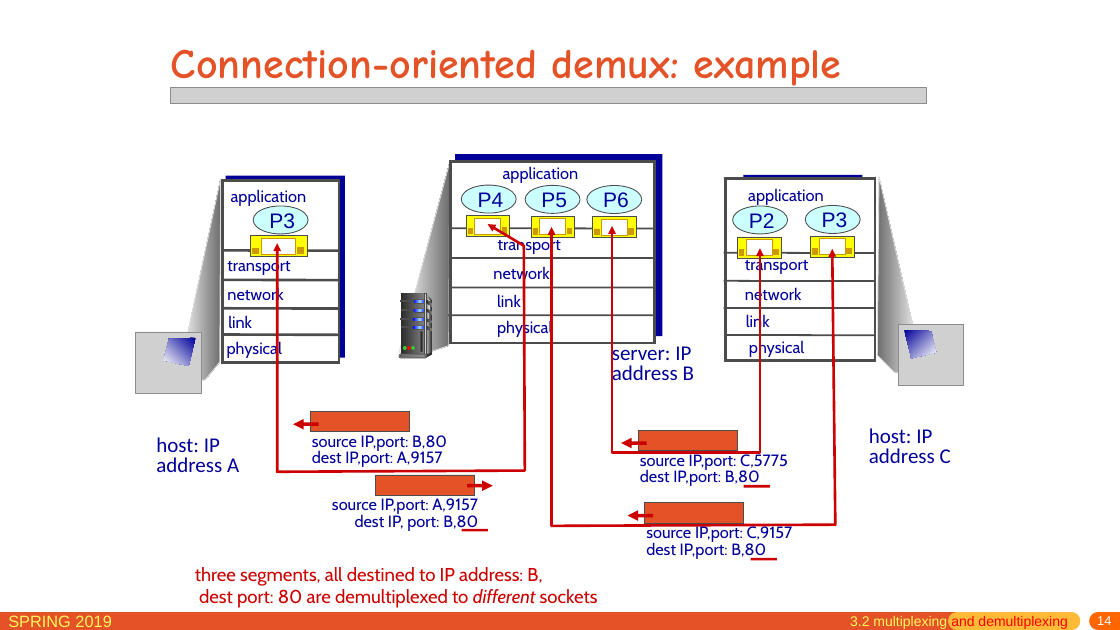
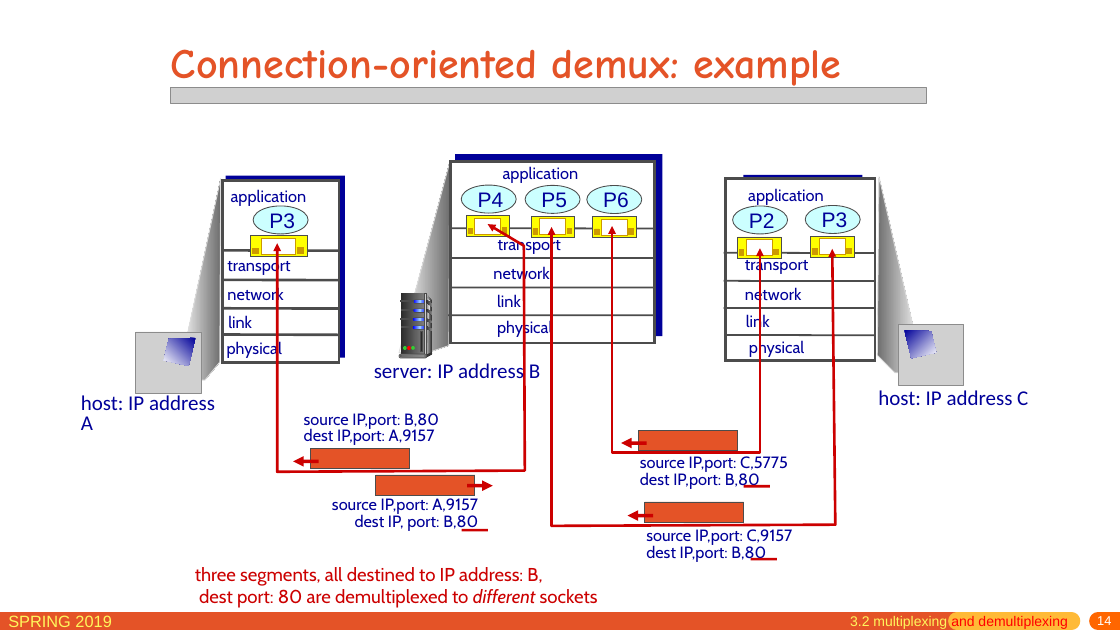
Before and after one commit to jichenghu/PPT_networkDistributed, a slide deck: slide 14 of chapter3.pptx. Drawn at 1120x630 pixels with LibreOffice and Linux fonts; fonts in the diff are those of the drawing; grey boxes stand for pictures. Boxes give left, top, right and bottom in pixels: in the first picture for what was removed or moved away, otherwise in the second. Text is boxed around its words. In the diff, an @@ line names an element or a change of style, - is before the commit and + after.

```diff
--- a/chapter3.pptx
+++ b/chapter3.pptx
@@ text "server: IP address B" rewrapped from (x1=612, y1=342, x2=694, y2=386) to (x1=374, y1=361, x2=540, y2=385) @@
@@ text "host: IP address C" rewrapped from (x1=869, y1=428, x2=951, y2=463) to (x1=878, y1=390, x2=1028, y2=405) @@
@@ text "host: IP address A" rewrapped from (x1=156, y1=437, x2=239, y2=472) to (x1=81, y1=393, x2=215, y2=430) @@
@@ text "source IP,port: B,80" moved from (x1=312, y1=435, x2=447, y2=467) to (x1=304, y1=413, x2=439, y2=445) @@
@@ rectangle moved from (x1=310, y1=412, x2=409, y2=432) to (x1=310, y1=449, x2=409, y2=469) @@
@@ arrow moved from (293, 424) - (318, 424) to (293, 461) - (318, 461) @@
@@ text "source IP,port: C,5775" moved from (x1=640, y1=452, x2=788, y2=487) to (x1=640, y1=456, x2=788, y2=489) @@
@@ text "source IP,port: C,9157" moved from (x1=646, y1=525, x2=793, y2=559) to (x1=646, y1=529, x2=793, y2=562) @@
```
Also in this commit, not shown: 45 other slides changed, 1 slide added.
